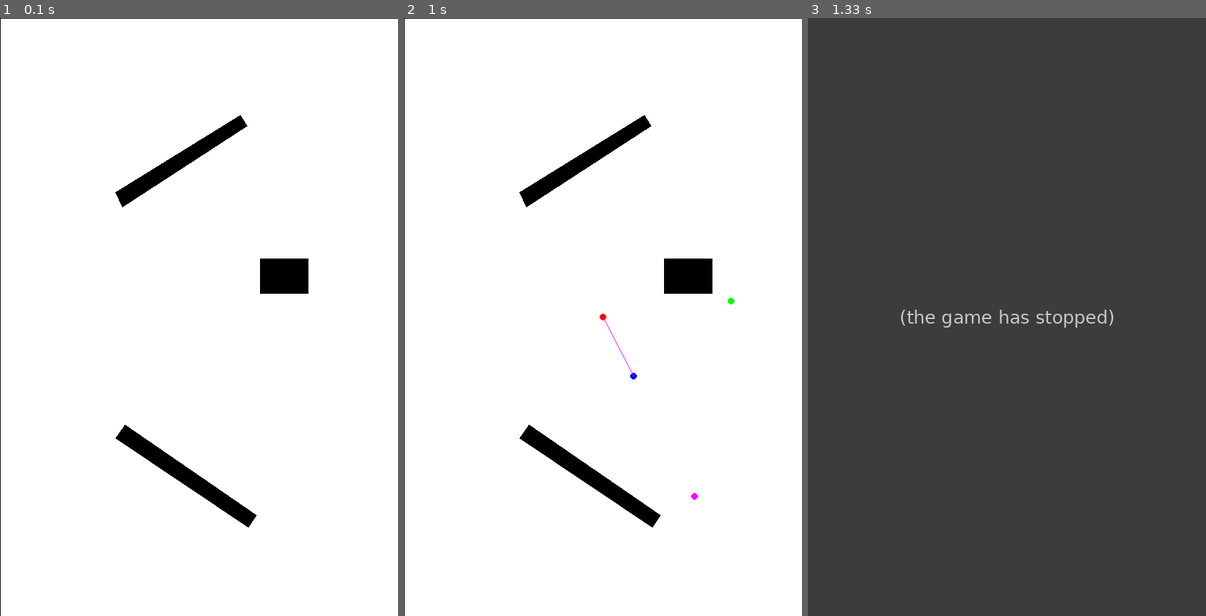
Above: before the commit, frames 1-3 (left to right).
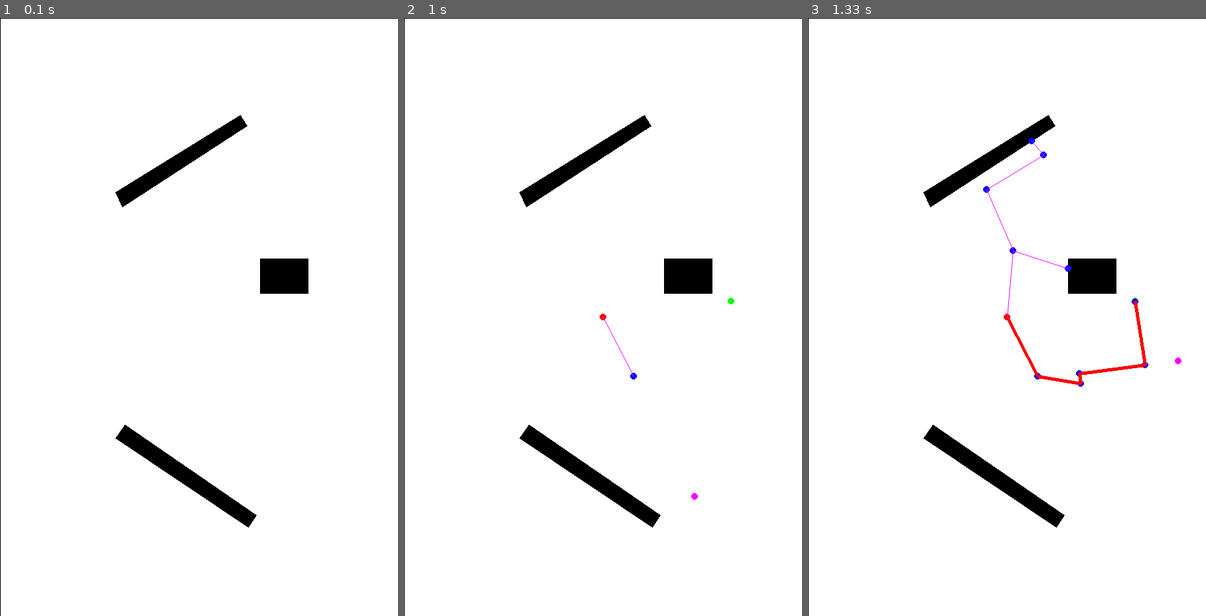
Above: after the commit, the same moments.

Repository: MarkT5/control_KUKA
Game: pygame game, started from path.py
The game is run twice, just before and just after one commit, with the same random seed, the same clock (stepped at 60 frames per second) and the same inputs.
Inputs (mouse positions are in pixels of both pictures, inside the frame that each line leads up to):
- Up to frame 1 (0.1 s): no input
- Up to frame 2 (1 s): click (603, 317) at 0.43 s; click (730, 299) at 0.8 s
- Up to frame 3 (1.33 s): hold D from 1.07 s (still down); click (1007, 358) at 1.15 s

Frames 1-2 are identical in both runs. In frame 3, 100% of the frame differs, in the area x 0-100%, y 0-100%.
Error before the commit: TypeError: invalid start_pos argument (path.py line 120); the game stopped at 1.3 s (later frames are placeholders)

Commit message:
17.11.2022 (final)

Diff:
--- a/RRT.py
+++ b/RRT.py
@@ -35,10 +35,9 @@
             print("No end point")
         assert self.end_point.any()
         self.nodes.append(self.start_point)
-        self.graph[0] = [self.start_point, None]
+        self.graph[0] = [self.start_point, None, None]
         self.node_num = 1
         map_shape = self.bool_map.shape
-        print(map_shape)
         self.map_height = map_shape[0]
         self.map_width = map_shape[1]
 
@@ -63,8 +62,8 @@
             if np.linalg.norm(shift_vector*i) >= self.growth_factor:
                 break
         if np.linalg.norm(all_shift) < self.e or not c_point.any():
-            return np.array(False)
-        return c_point
+            return np.array(False), None
+        return c_point, np.linalg.norm(all_shift)
 
 
 
@@ -75,7 +74,7 @@
             self.add_random()
             self.force_random -= 1
         if dist < 2:
-            self.graph[self.node_num] = [self.end_point, self.node_num - 1]
+            self.graph[self.node_num] = [self.end_point, self.node_num - 1, dist]
             self.dist_reached = True
             self.end_node = self.node_num
         elif dist < self.end_dist and self.force_random == 0:
@@ -90,27 +89,27 @@
         random_point = np.random.rand(2)
         self.random_point = [int(random_point[0] * (self.map_height - 1)), int(random_point[1] * (self.map_width - 1))]
         self.closest_node = self.find_closest(self.random_point)
-        node = self.check_obstacle(self.nodes[self.closest_node[1]], self.random_point)
+        node, dist = self.check_obstacle(self.nodes[self.closest_node[1]], self.random_point)
         if node.any():
             self.edges.append([self.node_num, self.closest_node[1]])
             self.nodes.append(node)
             self.edge_num += 1
-            self.graph[self.node_num] = [node, self.closest_node[1]]
+            self.graph[self.node_num] = [node, self.closest_node[1], dist]
             self.node_num += 1
 
     def add_near_end(self):
         self.closest_node = self.find_closest(self.end_point)
-        node = self.check_obstacle(self.nodes[self.closest_node[1]], self.end_point)
+        node, dist = self.check_obstacle(self.nodes[self.closest_node[1]], self.end_point)
         if node.any():
             self.edges.append([self.node_num, self.closest_node[1]])
             self.nodes.append(node)
             self.edge_num += 1
-            self.graph[self.node_num] = [node, self.closest_node[1]]
+            self.graph[self.node_num] = [node, self.closest_node[1], dist]
             self.stuck = 0
             if node[0] == self.end_point[0] and node[1] == self.end_point[1]:
                 print("done")
                 self.dist_reached = True
-                self.graph[self.node_num] = [self.end_point, self.node_num - 1]
+                self.graph[self.node_num] = [self.end_point, self.node_num, dist]
                 self.end_node = self.node_num
             self.node_num += 1
         else:
@@ -118,6 +117,8 @@
 
     def get_path(self):
         node_num = self.end_node
+        self.path = []
         while node_num != 0:
             self.path.append(self.graph[node_num][0])
             node_num = self.graph[node_num][1]
+        self.path.append(self.graph[node_num][0])
--- a/path.py
+++ b/path.py
@@ -116,8 +116,7 @@
 
             if self.rrt.dist_reached:
                 self.rrt.get_path()
-                print([[*i] for i in self.rrt.path])
-                pg.draw.aaline(self.screen, (255, 0, 255), False, [[*i] for i in self.rrt.path])
+                pg.draw.lines(self.screen, (255, 0, 0), False, [[*i] for i in self.rrt.path], 5)
 
             # out pygame
             pg.display.update()
